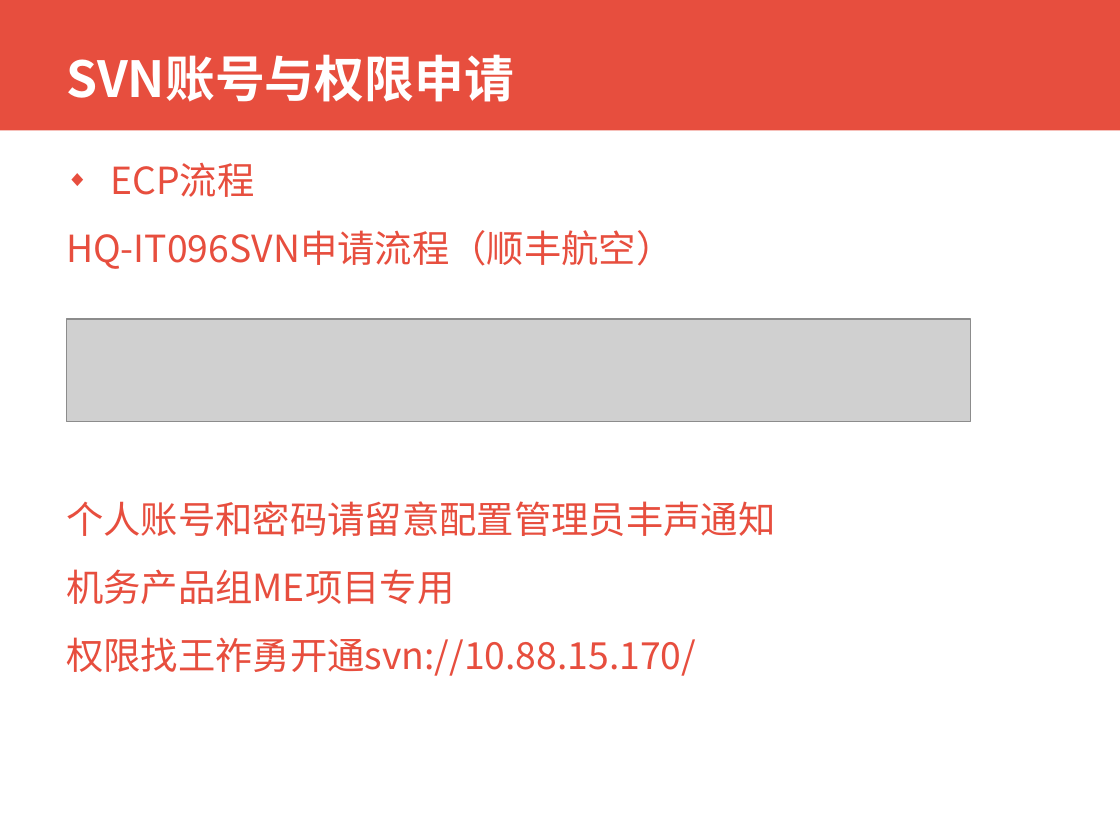
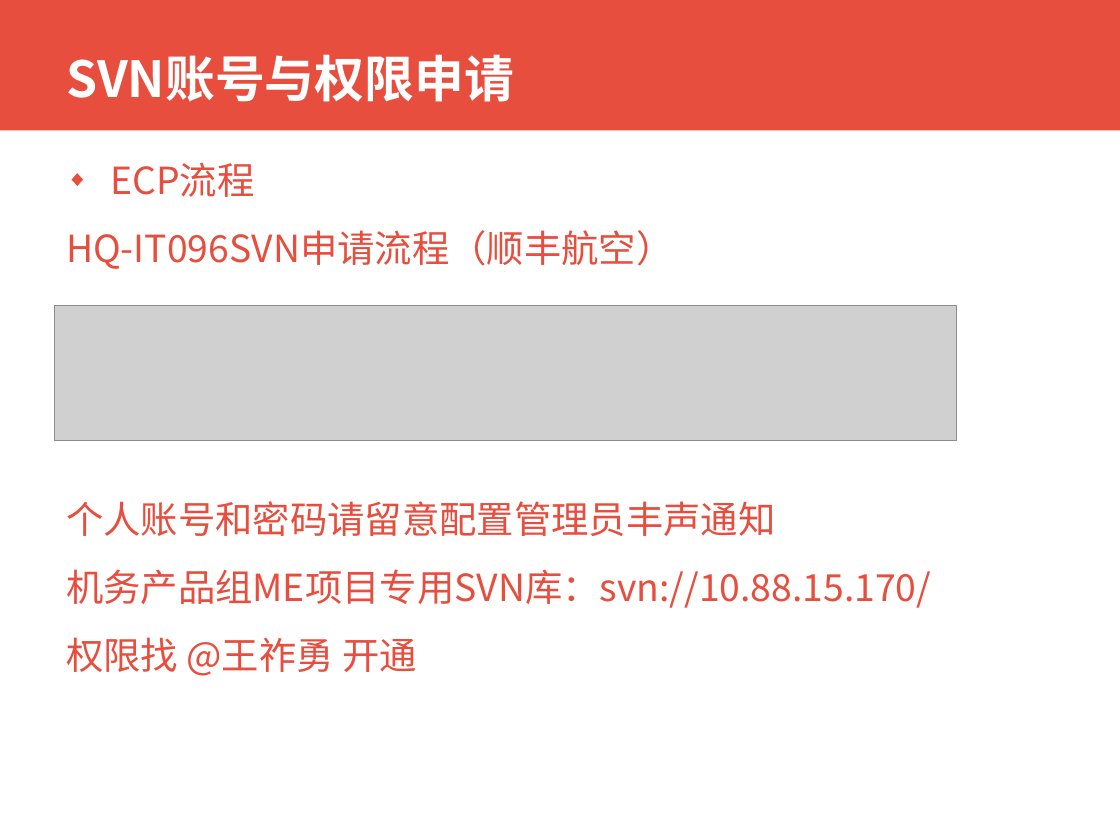
Before and after one commit to xianmomo/demo, a slide deck: slide 9 of 新员工入职指引/信息技术部常用管理平台使用.pptx. Drawn at 1120x840 pixels with LibreOffice and Linux fonts; fonts in the diff are those of the drawing; grey boxes stand for pictures; background and template pictures are left out. Boxes give left, top, right and bottom in pixels: in the first picture for what was removed or moved away, otherwise in the second. Text is boxed around its words. In the diff, an @@ line names an element or a change of style, - is before the commit and + after.

```diff
--- a/新员工入职指引/信息技术部常用管理平台使用.pptx
+++ b/新员工入职指引/信息技术部常用管理平台使用.pptx
@@ picture: place and size @@
-picture at bbox=[66, 319, 970, 422]
+picture at bbox=[55, 306, 956, 441]
@@ text at bbox=[66, 569, 931, 676]: text changed @@
-机务产品组ME项目专用
-权限找王祚勇开通svn://10.88.15.170/
+机务产品组ME项目专用SVN库：svn://10.88.15.170/
+权限找 @王祚勇 开通
```
Also in this commit, not shown: 4 other slides changed.
